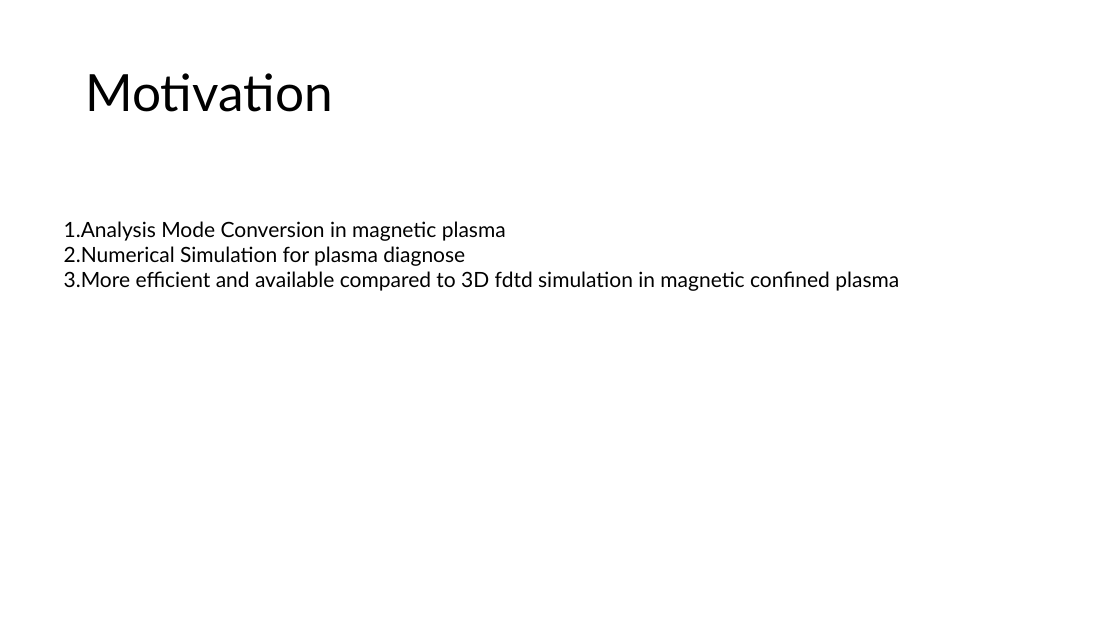
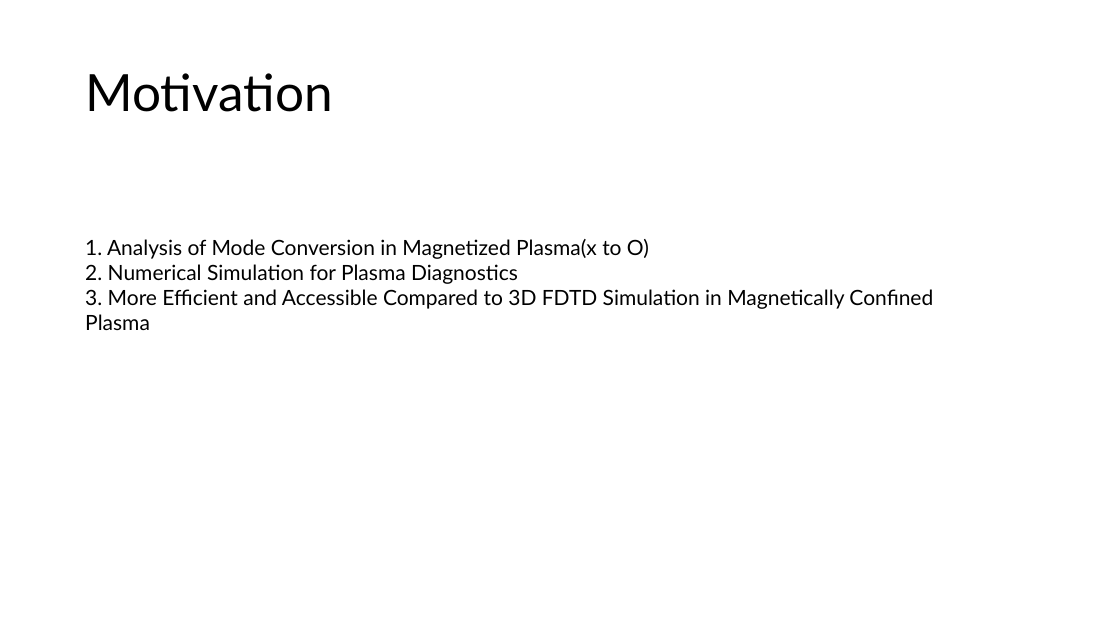
Before and after one commit to USTC-star/computer_share, a slide deck: slide 3 of 1D full wave simulation in magnetic plasma.pptx (slide 2 before the commit). Drawn at 1120x630 pixels with LibreOffice and Linux fonts; fonts in the diff are those of the drawing. Boxes give left, top, right and bottom in pixels: in the first picture for what was removed or moved away, otherwise in the second. Text is boxed around its words. In the diff, an @@ line names an element or a change of style, - is before the commit and + after.

```diff
--- a/1D full wave simulation in magnetic plasma.pptx
+++ b/1D full wave simulation in magnetic plasma.pptx
@@ text at <box>85,239,933,309</box>: text changed @@
-1.Analysis Mode Conversion in magnetic plasma
-2.Numerical Simulation for plasma diagnose
-3.More efficient and available compared to 3D fdtd simulation in magnetic confined plasma
+1. Analysis of Mode Conversion in Magnetized Plasma(x to O)
+2. Numerical Simulation for Plasma Diagnostics
+3. More Efficient and Accessible Compared to 3D FDTD Simulation in Magnetically Confined Plasma
```
Also in this commit, not shown: 7 other slides changed, 3 slides added.
